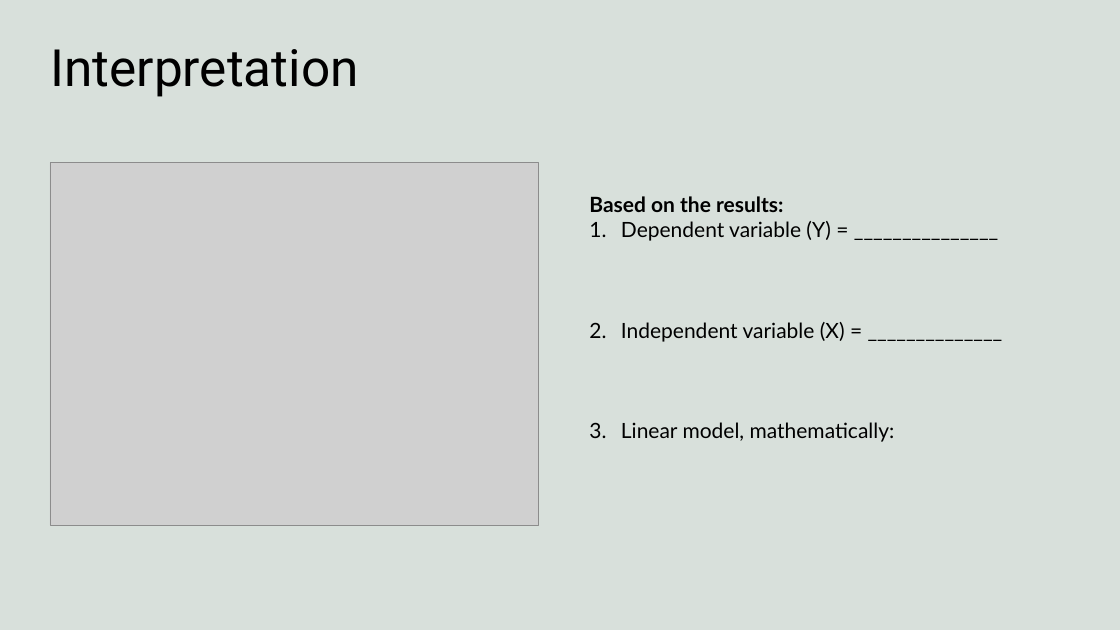
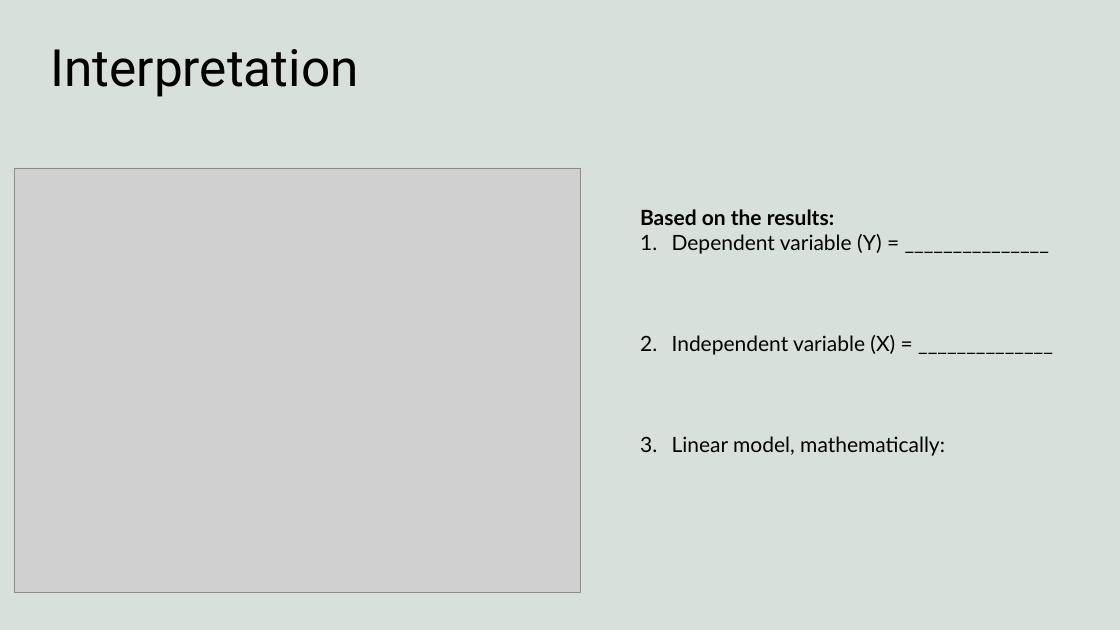
Before and after one commit to harshvardhaniimi/linear-regression, a slide deck: slide 18 of Slides.pptx (slide 15 before the commit). Drawn at 1120x630 pixels with LibreOffice and Linux fonts; fonts in the diff are those of the drawing; grey boxes stand for pictures; background and template pictures are left out. Boxes give left, top, right and bottom in pixels: in the first picture for what was removed or moved away, otherwise in the second. Text is boxed around its words. In the diff, an @@ line names an element or a change of style, - is before the commit and + after.

```diff
--- a/Slides.pptx
+++ b/Slides.pptx
@@ picture: place and size @@
-picture at (50,163,539,525)
+picture at (15,168,581,592)
@@ text "Based on the results:": place and size @@
-text "Based on the results:" at (589,196,895,442)
+text "Based on the results:" at (640,209,945,456)
```
Also in this commit, not shown: 10 other slides changed, 7 slides added, 6 slides removed, 10 other files.
